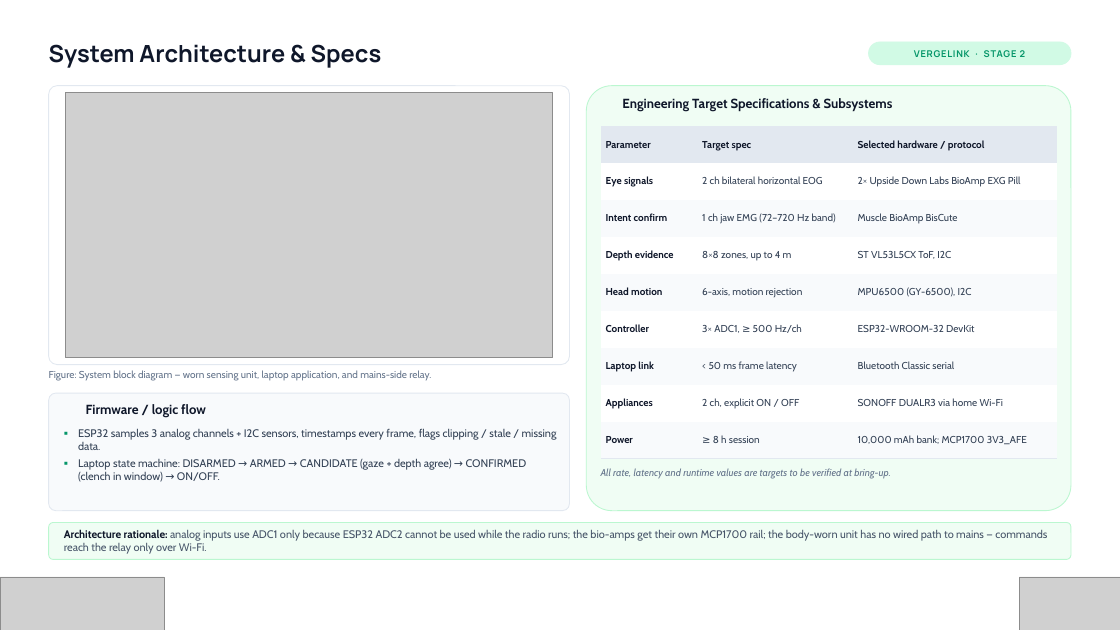
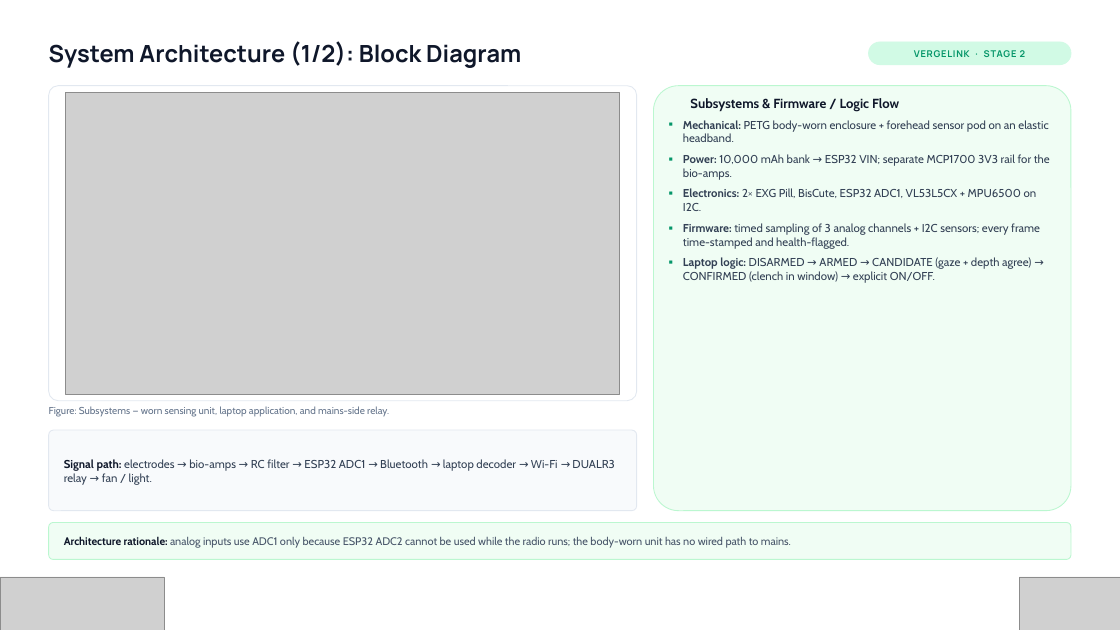
Before and after one commit to amalnathkp13-boop/vergelink, a slide deck: slide 6 of presentation/VergeLink_Vishwakarma_Stage2.pptx (slide 4 before the commit). Drawn at 1120x630 pixels with LibreOffice and Linux fonts; fonts in the diff are those of the drawing; grey boxes stand for pictures; background and template pictures are left out. Boxes give left, top, right and bottom in pixels: in the first picture for what was removed or moved away, otherwise in the second. Text is boxed around its words. In the diff, an @@ line names an element or a change of style, - is before the commit and + after.

Commit message:
Deck: expand to all 20 template slides (two-slide sections, evidence, summary)

```diff
--- a/presentation/VergeLink_Vishwakarma_Stage2.pptx
+++ b/presentation/VergeLink_Vishwakarma_Stage2.pptx
@@ text at (49, 41, 521, 68): text changed @@
-System Architecture & Specs
+System Architecture (1/2): Block Diagram
@@ rounded rectangle: place and size @@
-rounded rectangle at (49, 86, 570, 365)
+rounded rectangle at (49, 86, 637, 401)
@@ rounded rectangle: place and size @@
-rounded rectangle at (586, 86, 1071, 511)
+rounded rectangle at (654, 86, 1071, 511)
@@ picture: place and size @@
-picture at (66, 92, 554, 358)
+picture at (66, 92, 620, 394)
@@ text removed at (622, 98, 893, 112) @@
-Engineering Target Specifications & Subsystems
@@ text at (690, 98, 899, 111): text changed @@
-Firmware / logic flow
+Subsystems & Firmware / Logic Flow
@@ table removed at (601, 126, 1057, 459), 9 rows, 3 columns @@
-Parameter | Target spec | Selected hardware / protocol
-Eye signals | 2 ch bilateral horizontal EOG | 2× Upside Down Labs BioAmp EXG Pill
-Intent confirm | 1 ch jaw EMG (72–720 Hz band) | Muscle BioAmp BisCute
-Depth evidence | 8×8 zones, up to 4 m | ST VL53L5CX ToF, I2C
-Head motion | 6-axis, motion rejection | MPU6500 (GY-6500), I2C
-Controller | 3× ADC1, ≥ 500 Hz/ch | ESP32-WROOM-32 DevKit
-Laptop link | < 50 ms frame latency | Bluetooth Classic serial
-Appliances | 2 ch, explicit ON / OFF | SONOFF DUALR3 via home Wi-Fi
-Power | ≥ 8 h session | 10,000 mAh bank; MCP1700 3V3_AFE
@@ text at (683, 120, 1050, 283): text changed; size 9.4 to 9.8 pt @@
-▪ ESP32 samples 3 analog channels + I2C sensors, timestamps every frame, flags clipping / stale / missing data.
-▪ Laptop state machine: DISARMED → ARMED → CANDIDATE (gaze + depth agree) → CONFIRMED (clench in window) → ON/OFF.
+▪ Mechanical: PETG body-worn enclosure + forehead sensor pod on an elastic headband.
+▪ Power: 10,000 mAh bank → ESP32 VIN; separate MCP1700 3V3 rail for the bio-amps.
+▪ Electronics: 2× EXG Pill, BisCute, ESP32 ADC1, VL53L5CX + MPU6500 on I2C.
+▪ Firmware: timed sampling of 3 analog channels + I2C sensors; every frame time-stamped and health-flagged.
+▪ Laptop logic: DISARMED → ARMED → CANDIDATE (gaze + depth agree) → CONFIRMED (clench in window) → explicit ON/OFF.
@@ text at (49, 406, 389, 417): text changed @@
-Figure: System block diagram — worn sensing unit, laptop application, and mains-side relay.
+Figure: Subsystems — worn sensing unit, laptop application, and mains-side relay.
@@ rounded rectangle: place and size @@
-rounded rectangle at (49, 393, 570, 511)
+rounded rectangle at (49, 430, 637, 511)
@@ text added at (64, 459, 614, 485), 9.8 pt, text #334155 @@
+Signal path: electrodes → bio-amps → RC filter → ESP32 ADC1 → Bluetooth → laptop decoder → Wi-Fi → DUALR3 relay → fan / light.
@@ text removed at (601, 468, 891, 479) @@
-All rate, latency and runtime values are targets to be verified at bring-up.
@@ text at (64, 536, 791, 548): text changed @@
-Architecture rationale: analog inputs use ADC1 only because ESP32 ADC2 cannot be used while the radio runs; the bio-amps get their own MCP1700 rail; the body-worn unit has no wired path to mains — commands reach the relay only over Wi-Fi.
+Architecture rationale: analog inputs use ADC1 only because ESP32 ADC2 cannot be used while the radio runs; the body-worn unit has no wired path to mains.
```
Also in this commit, not shown: 10 other slides changed, 7 slides added, 2 other files.
